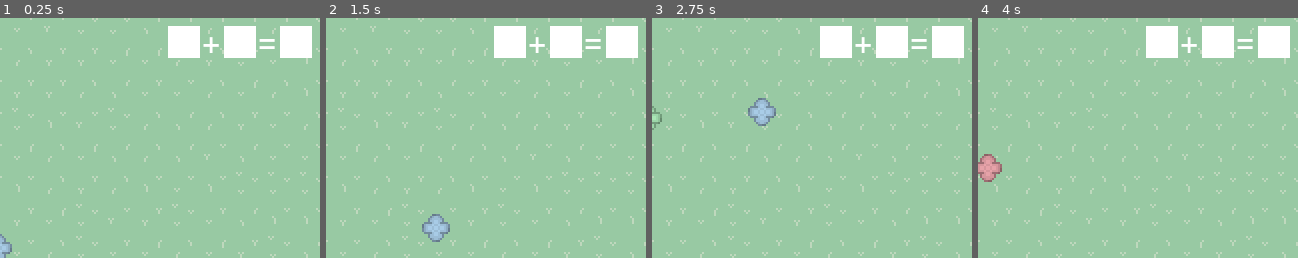
Above: before the commit, frames 1-4 (left to right).
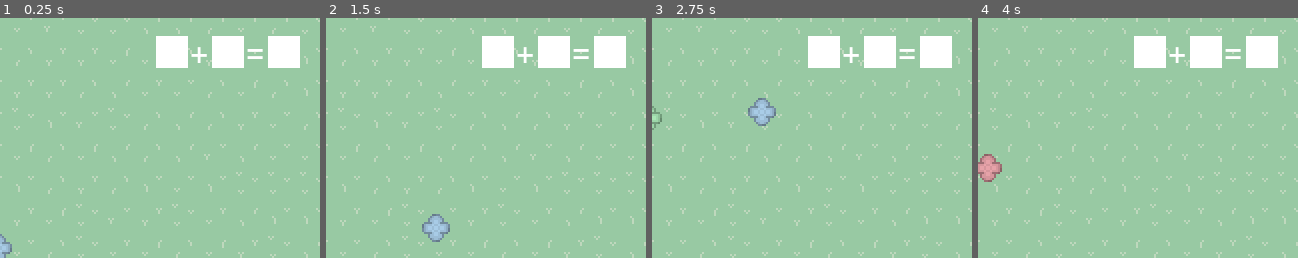
Above: after the commit, the same moments.

Repository: kdxiao/bloom
Game: Godot game, scene res://tile_map.tscn
Two runs of this game, one before a commit and one after it. Both use one fixed random seed, a clock stepped at 60 frames per second and the inputs below. Sound files missing from this copy of the repository are replaced by a short silence.
Inputs (mouse positions are % of the whole screen's width and height, from its top left):
- Up to frame 1 (0.25 s): no input
- Up to frame 2 (1.5 s): click (7, 9) at 0.5 s; click (7, 9) at 1.25 s
- Up to frame 3 (2.75 s): click (7, 9) at 2 s
- Up to frame 4 (4 s): click (7, 10) at 2.75 s; click (18, 10) at 3.5 s
The pictures show only the part of the screen within x 49-99%, y 2-52%; the shares and areas given below are measured in that part.

The runs differ from the first frame. In frame 1, 4.7% of the frame differs, in the area x 48-98%, y 3-21%; in frame 2, 4.7%; in frame 3, 4.7%; in frame 4, 4.7%.

Commit message:
moved color indicators

Diff:
--- a/tile_map.tscn
+++ b/tile_map.tscn
@@ -100,30 +100,30 @@
 script = ExtResource("12_8tef5")
 
 [node name="Color1" type="Polygon2D" parent="."]
-position = Vector2(151, -38)
+position = Vector2(145, -33)
 polygon = PackedVector2Array(89, 47, 105, 47, 105, 63, 89, 63)
 
 [node name="Color2" type="Polygon2D" parent="."]
-position = Vector2(179, -38)
+position = Vector2(173, -33)
 polygon = PackedVector2Array(89, 47, 105, 47, 105, 63, 89, 63)
 
 [node name="Color3" type="Polygon2D" parent="."]
-position = Vector2(207, -38)
+position = Vector2(201, -33)
 polygon = PackedVector2Array(89, 47, 105, 47, 105, 63, 89, 63)
 
 [node name="Equal" type="RichTextLabel" parent="."]
-offset_left = 285.0
-offset_top = 6.0
-offset_right = 294.0
-offset_bottom = 46.0
+offset_left = 279.0
+offset_top = 11.0
+offset_right = 288.0
+offset_bottom = 51.0
 text = "="
 scroll_active = false
 
 [node name="Plus" type="RichTextLabel" parent="."]
-offset_left = 257.0
-offset_top = 7.0
-offset_right = 266.0
-offset_bottom = 47.0
+offset_left = 251.0
+offset_top = 12.0
+offset_right = 260.0
+offset_bottom = 52.0
 text = "+"
 scroll_active = false
 
